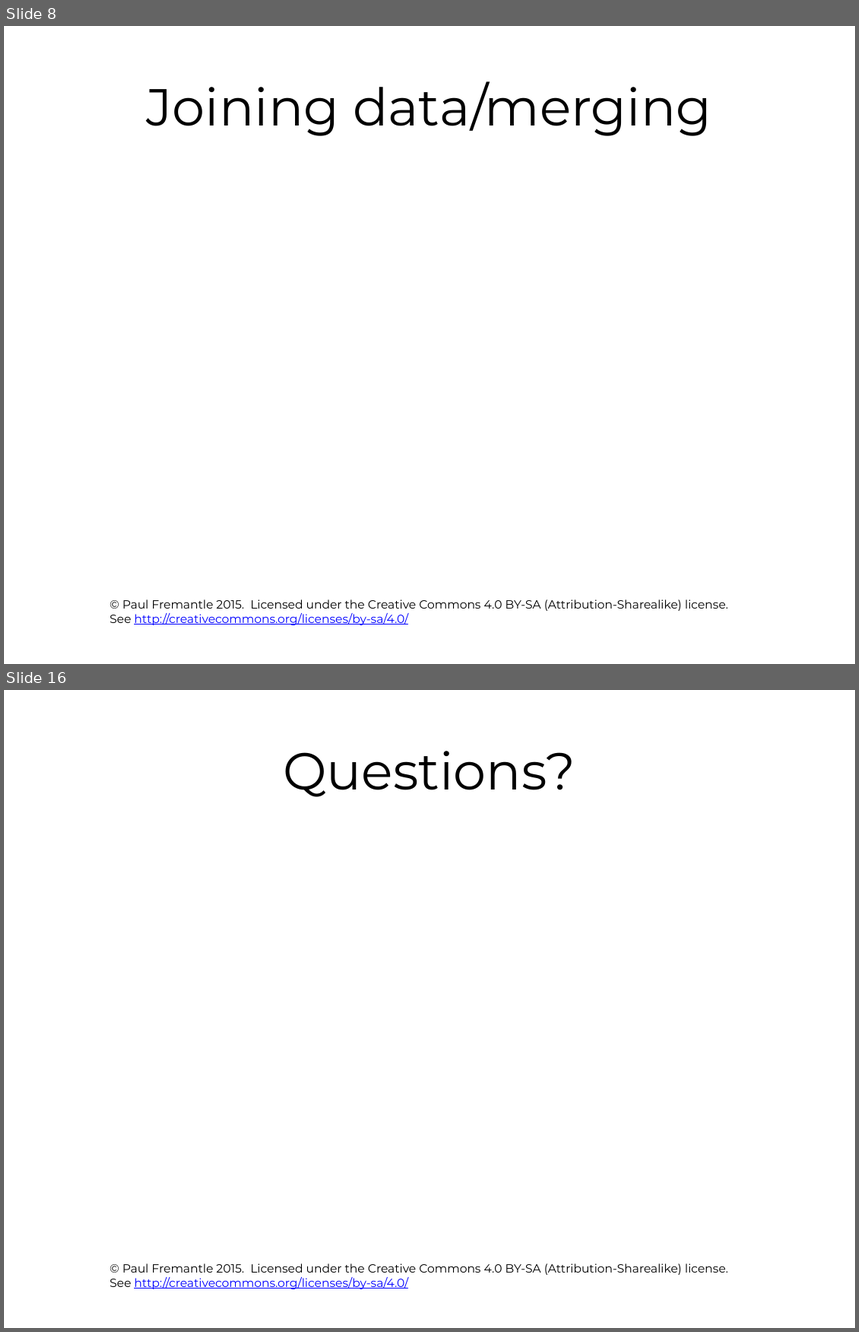
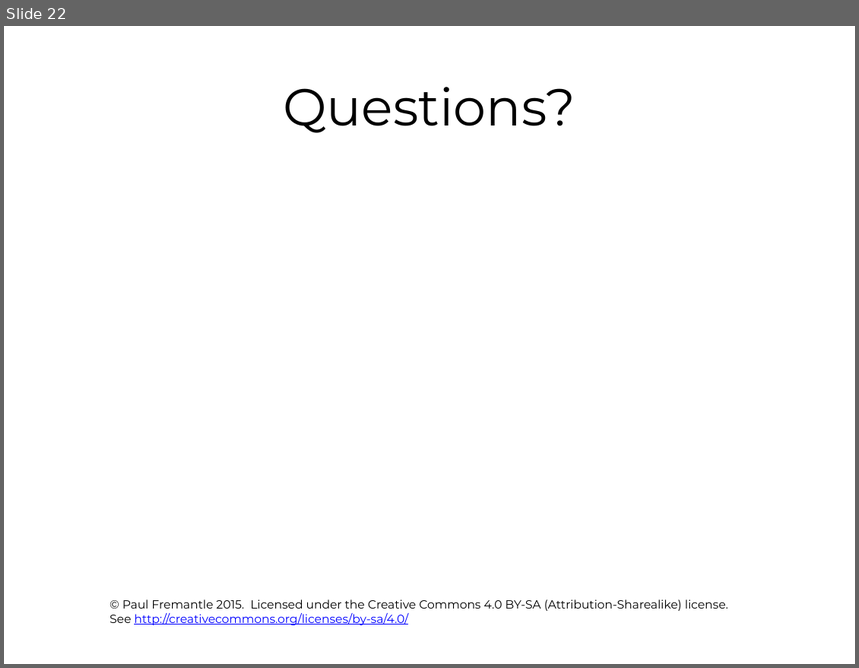
Before and after one commit to pzfreo/ox-clo, a slide deck: pres-source/12-big-data-recap.pptx. Shown one above the other, each under a label of ours: slides 8 and 16 before the commit, slide 22 after it; the slides between them are not shown. The pictures are 859x1332 and 859x668 pixels, drawn with LibreOffice and Linux fonts; fonts in the diff are those of the drawing; background and template pictures are left out. Boxes give left, top, right and bottom in pixels: in the first picture for what was removed or moved away, otherwise in the second. Text is boxed around its words. In the diff, an @@ line names an element or a change of style, - is before the commit and + after.

```diff
--- a/pres-source/12-big-data-recap.pptx
+++ b/pres-source/12-big-data-recap.pptx
@@ slide 8 removed at (4,26,855,664), background #FFFFFF; not listed: 1 template element that a slide beside it also shows @@
@@ title removed at (147,81,712,136) @@
-Joining data/merging
@@ what was slide 16 is now slide 22 @@
```
Also in this commit, not shown: 7 slides changed, 14 slides added, 7 other slides removed.
